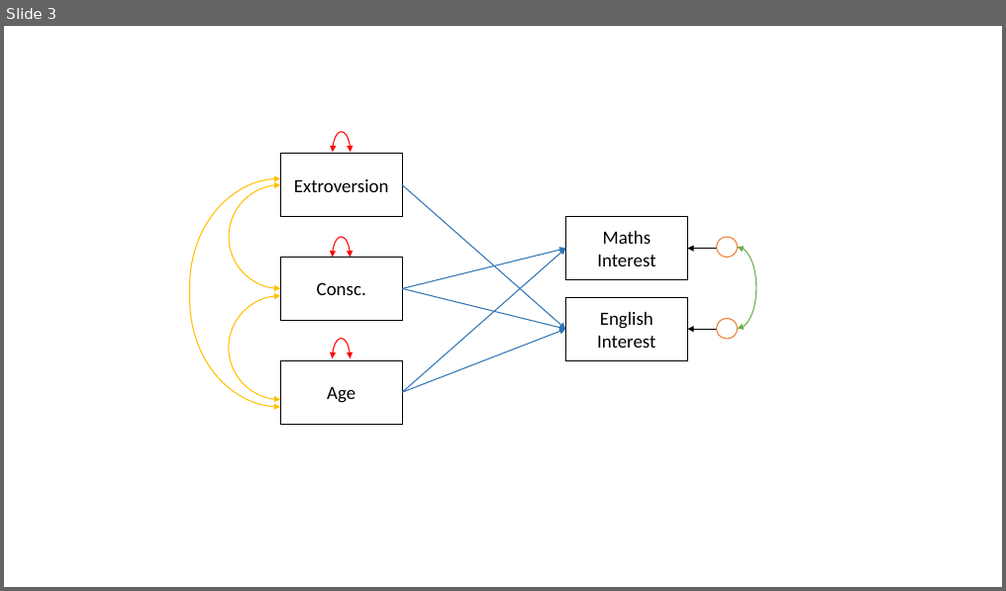
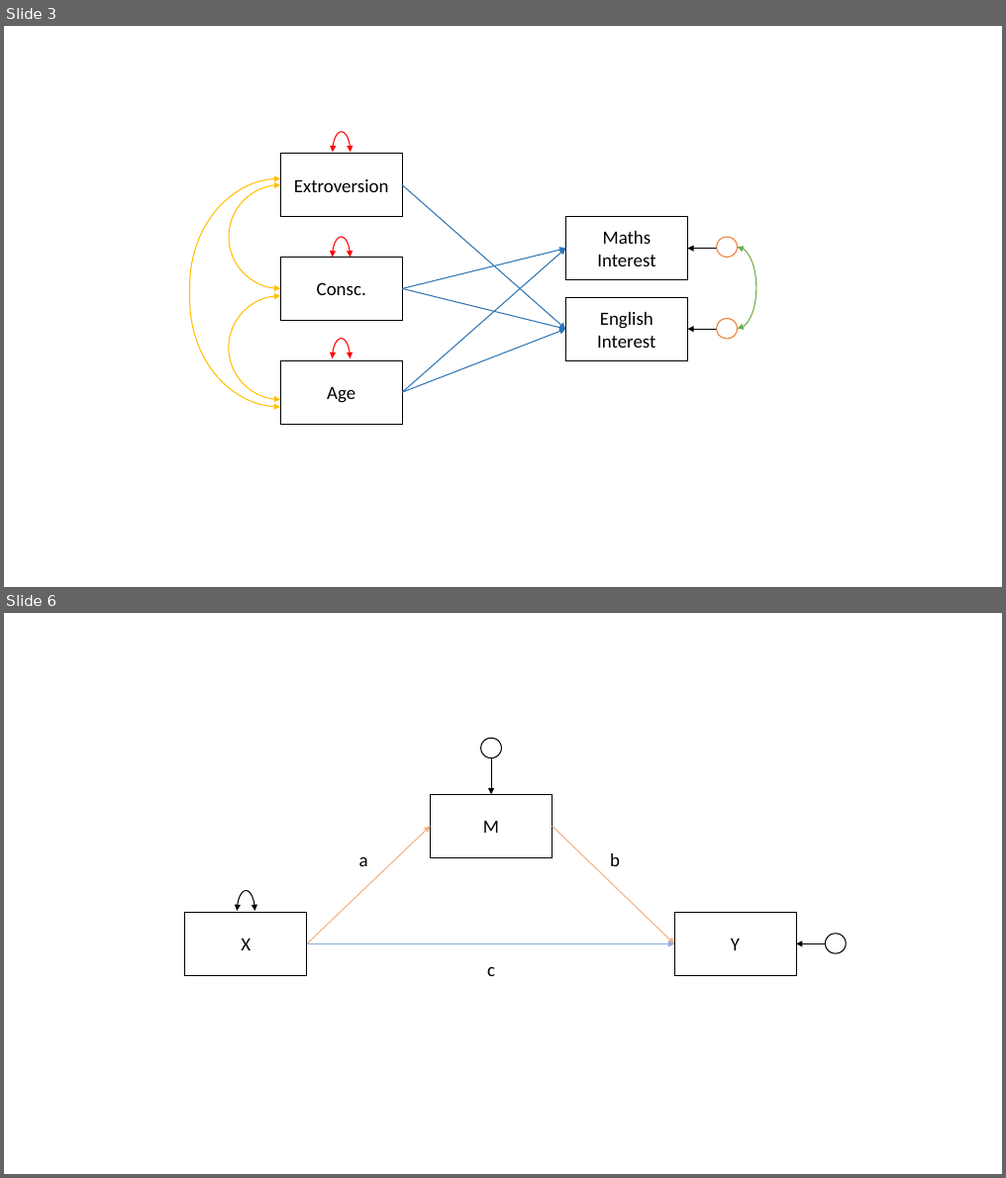
Before and after one commit to uoepsy/dapr3, a slide deck: dapr3_lectures/pathfa_lectures/figs/diagrams.pptx. Shown one above the other, each under a label of ours: slide 3 before the commit, slides 3 and 6 after it; the slides between them are not shown. The pictures are 1006x591 and 1006x1178 pixels, drawn with LibreOffice and Linux fonts; fonts in the diff are those of the drawing. Boxes give left, top, right and bottom in pixels: in the first picture for what was removed or moved away, otherwise in the second. Text is boxed around its words. In the diff, an @@ line names an element or a change of style, - is before the commit and + after.

```diff
--- a/dapr3_lectures/pathfa_lectures/figs/diagrams.pptx
+++ b/dapr3_lectures/pathfa_lectures/figs/diagrams.pptx
@@ slide 6 added at box(4, 613, 1002, 1174), background #FFFFFF @@
@@ group added at box(185, 738, 846, 976): 5 arrows, 3 rectangles, 3 texts, 2 ellipses, 1 right bracket @@
+X
+M
+Y
+a
+b
+c
```
Also in this commit, not shown: 2 other slides added, 20 other files.
